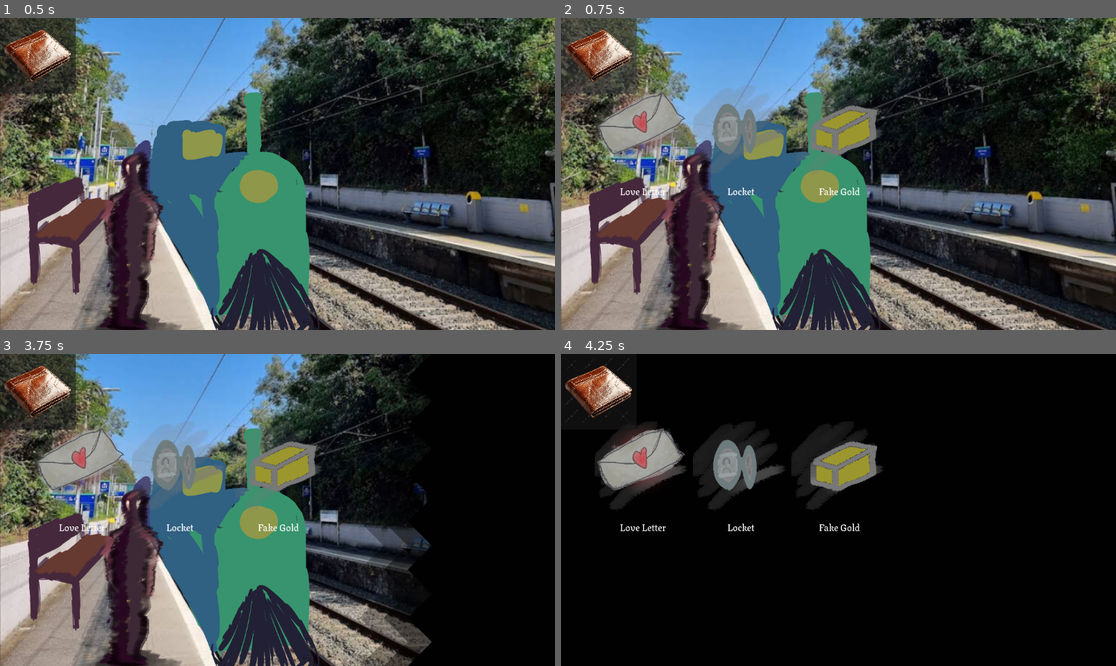
Above: before the commit, frames 1-4 (two rows, left to right).
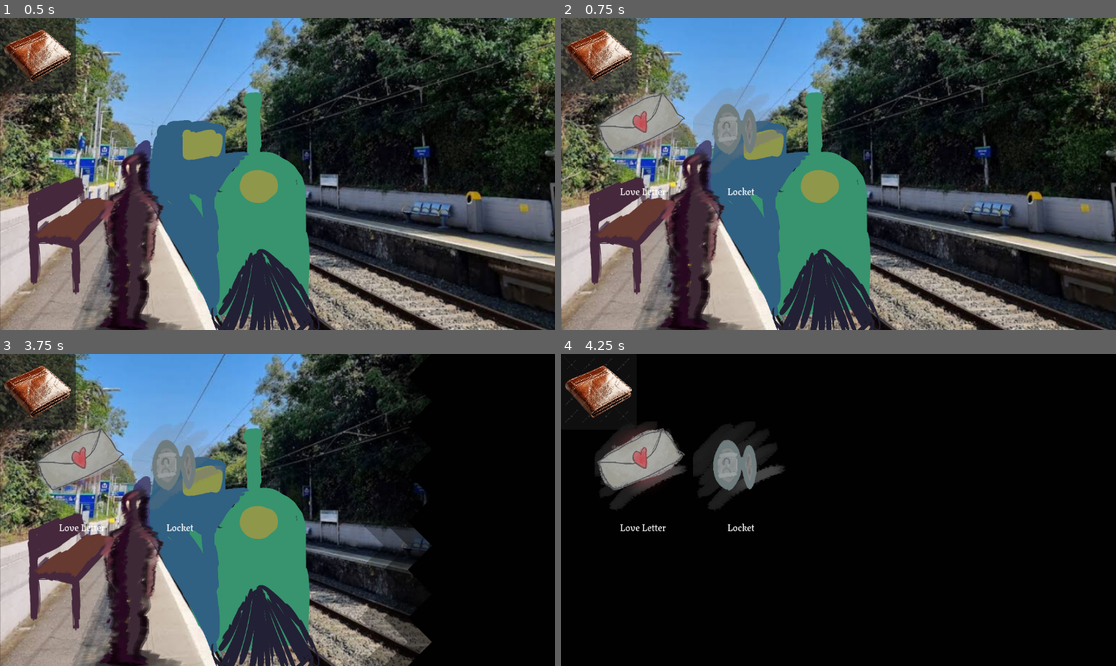
Above: after the commit, the same moments.

Repository: JCoMcL/ld59
Game: Godot game, scene res://root.tscn
The game is run twice, just before and just after one commit, with the same random seed, the same clock (stepped at 60 frames per second) and the same inputs.
Inputs (mouse positions are in pixels of both pictures, inside the frame that each line leads up to):
- Up to frame 1 (0.5 s): no input
- Up to frame 2 (0.75 s): click (599, 55) at 0.5 s
- Up to frame 3 (3.75 s): click (38, 391) at 1.25 s; click (38, 391) at 2 s; tap Enter at 2.75 s; move the mouse to (72, 563) at 2.77 s; click (72, 563) at 2.92 s; tap Space at 3.5 s; move the mouse to (222, 547) at 3.52 s; click (222, 547) at 3.67 s
- Up to frame 4 (4.25 s): no input

Frame 1 is identical in both runs. In frame 2, 1.6% of the frame differs, in the area x 42-59%, y 24-57%; in frame 3, 1.6%; in frame 4, 2.4%, in the area x 41-59%, y 23-57%.

Commit message:
Added inventory to dialogue interactions + dialogue changes

Diff:
--- a/characters/tim.gd
+++ b/characters/tim.gd
@@ -9,7 +9,6 @@
 	p.speaker_color = speaker_color
 	p.set_speaker_portrait(speaker_portrait)
 	p.visible = true
-
 	await p.add_description_box(
 "A big-cash class unit is staring at you with an opportunistic spark in his eye. An imprint of a smile that exposes his gold teeth is stuck with him forever."
 	).done_showing
@@ -63,7 +62,7 @@
 	})
 	await p.add_speech_box("- Oh, don't problem. Everyone has something precious. Have you met my good friend Wellington? I got his beer.").done_showing
 	await p.add_description_box(
-"Tim slaps a pocket on his suit full of liquid. A small droplet of it jumps out of the pocket."
+"Tim slaps a pocket on his suit full of liquid. A small droplet of it jumps out."
 	).done_showing
 	await p.add_speech_box("As for you, young gentleman, I see a shiny necklace. No real value, but for the love of the trade, I will give off a full bar of gold for your cheap piece of metal.").done_showing
 	await p.add_description_box("The necklace feels especially cold on your chest. You take it in your arm to investigate it but realize it was not its physical sensation that made you feel cold, but something else troubling you.").done_showing
@@ -89,8 +88,13 @@
 	})
 
 	if answer == "1":
+		Root.remove_from_inventory("Locket")
+		Root.add_item_to_inventory("Fake Gold", preload("res://ui/gold.png"))
+		var root = Root.get_root(self)
+		root.create_inventory_panel()
 		await p.add_description_box("The necklace is gone. It is a part of you no longer. A very light piece of yellow metal appears in your arms. You hit it gently with your fist, and an echo is heard from within the encasement. It is hollow.").done_showing
 		await p.add_description_box("You lift your eyes to find Tim, but he is no longer here. You can not do anything about it. A deal is a deal.").done_showing
+
 	elif answer == "2":
 		await p.add_speech_box("A shame to say the least; I hoped you would be a bit more open-minded and, frankly, a bit more intelligent.").done_showing
 		await p.add_description_box("Tim walks off. He walks down the station but does so for a very long time until his silhouette almost disappears from on the horizon.").done_showing
--- a/root.gd
+++ b/root.gd
@@ -18,7 +18,7 @@
 }
 
 #UI
-var inventory := [] # Array of {name, image}
+static var inventory := [] # Array of {name, image}
 var inventory_panel: InventoryPanel = null
 var inventory_button = null
 #Gameplay
@@ -34,6 +34,15 @@
 			return c
 	return null
 
+static func remove_from_inventory(item_name: String):
+	for i in inventory.size():
+		print("checking %s against %s" % [inventory[i]["name"], item_name])
+		if inventory[i-1]["name"] == item_name:
+			inventory.remove_at(i-1)
+
+static func add_item_to_inventory(item_name: String, image: Texture):
+	inventory.append({"name": item_name, "image": image})
+
 static func get_root(from: Node) -> Root:
 	while from and from is not Root:
 		from = from.get_parent()
@@ -42,7 +51,6 @@
 func _ready():
 	inventory.append({"name": "Love Letter", "image": preload("res://ui/loveletter.png")})
 	inventory.append({"name": "Locket", "image": preload("res://ui/locket.png")})
-	inventory.append({"name": "Fake Gold", "image": preload("res://ui/gold.png")})
 	create_inventory_panel()
 	create_inventory_button()
 
@@ -71,9 +79,6 @@
 	add_child(inventory_button)
 	inventory_button.pressed.connect(_on_inventory_button_pressed)
 	inventory_panel.visible = false
-
-func add_item_to_inventory(item_name: String, image: Texture):
-	inventory.append({"name": item_name, "image": image})
 
 func create_inventory_panel():
 	if inventory_panel == null:
